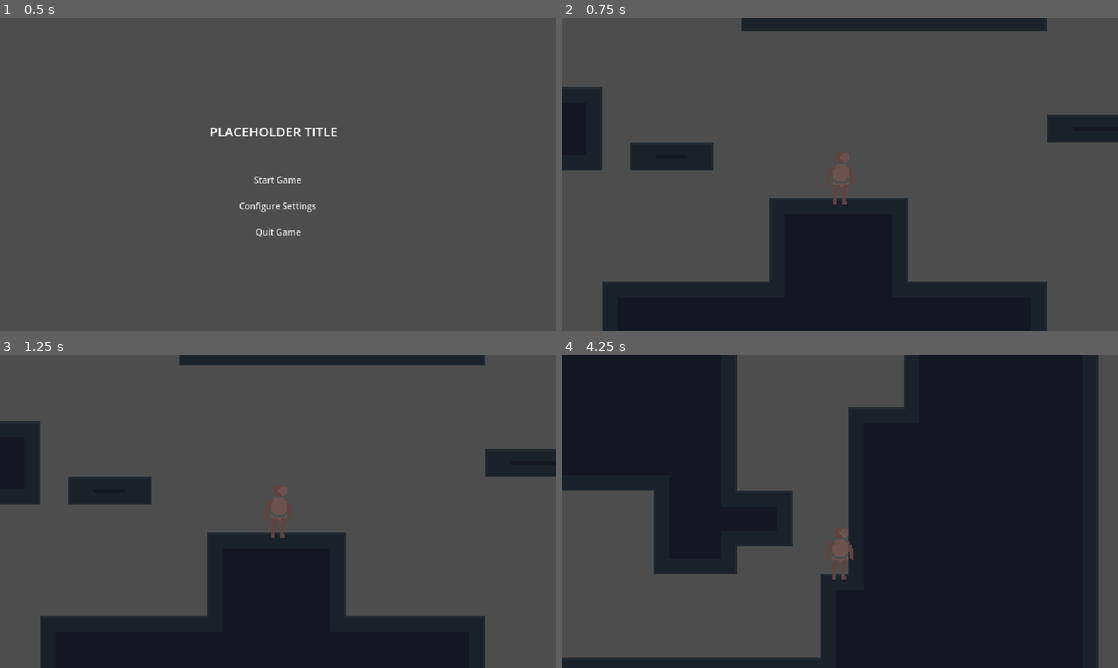
Above: before the commit, frames 1-4 (two rows, left to right).
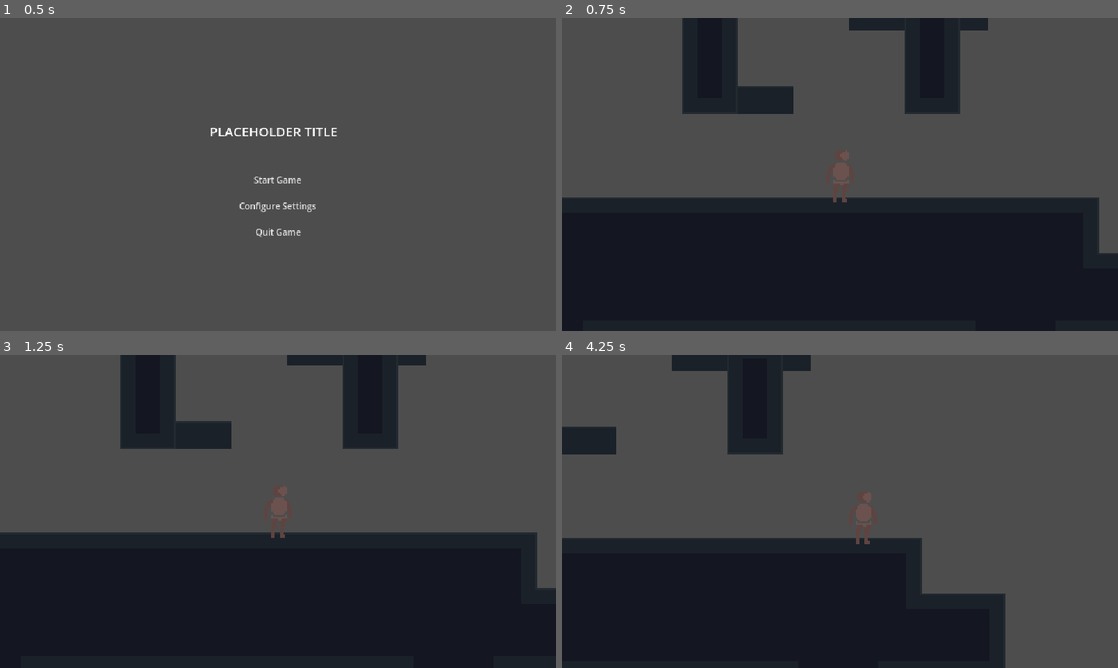
Above: after the commit, the same moments.

Repository: ApatheticWill/GWJ-75
Game: Godot game, scene res://Scenes/UserInterface/main_menu.tscn
Two runs of this game, one before a commit and one after it. Both use one fixed random seed, a clock stepped at 60 frames per second and the inputs below.
Inputs:
- Up to frame 1 (0.5 s): no input
- Up to frame 2 (0.75 s): click "Start Game" at 0.5 s
- Up to frame 3 (1.25 s): no input
- Up to frame 4 (4.25 s): tap Enter at 1.25 s; hold E (interact) 1.28-2.03 s; hold D (move_right) 1.28-2.78 s; tap Space (jump) at 1.52, 2.27, 3.77 s; tap E (interact) at 2.1, 3.6 s; hold A (move_left) 2.78-3.53 s; hold E (interact) 2.78-3.53 s; hold D (move_right) from 3.53 s (still down)

Frame 1 is identical in both runs. In frame 2, 35% of the frame differs, in the area x 0-100%, y 0-100%; in frame 3, 35%; in frame 4, 69%, in the area x 0-97%, y 0-100%.

Commit message:
add progression

Diff:
--- a/Scenes/Environment/check_point_area.tscn
+++ b/Scenes/Environment/check_point_area.tscn
@@ -1,6 +1,6 @@
 [gd_scene load_steps=2 format=3 uid="uid://fhyj430wdef8"]
 
-[ext_resource type="Script" path="res://Scenes/Environment/check_point_area.gd" id="1_dhq3p"]
+[ext_resource type="Script" path="res://Scripts/Environment/check_point_area.gd" id="1_dhq3p"]
 
 [node name="CheckPointArea" type="Area2D"]
 collision_layer = 0
--- /dev/null
+++ b/Scenes/Environment/sealed_door.tscn
@@ -0,0 +1,33 @@
+[gd_scene load_steps=5 format=3 uid="uid://cpy24sww483rp"]
+
+[ext_resource type="Script" path="res://Scripts/Environment/sealed_door.gd" id="1_dg3el"]
+
+[sub_resource type="RectangleShape2D" id="RectangleShape2D_pc3un"]
+size = Vector2(24, 48)
+
+[sub_resource type="CanvasTexture" id="CanvasTexture_0bh1y"]
+
+[sub_resource type="RectangleShape2D" id="RectangleShape2D_1rlh2"]
+size = Vector2(56, 48)
+
+[node name="SealedDoor" type="StaticBody2D"]
+collision_mask = 2
+script = ExtResource("1_dg3el")
+displayed_text = "[center]Sealed by a strange power...[/center]"
+
+[node name="CollisionShape2D" type="CollisionShape2D" parent="."]
+shape = SubResource("RectangleShape2D_pc3un")
+
+[node name="Sprite2D" type="Sprite2D" parent="."]
+scale = Vector2(24, 48)
+texture = SubResource("CanvasTexture_0bh1y")
+
+[node name="InteractionZone" type="Area2D" parent="."]
+collision_layer = 4
+collision_mask = 2
+
+[node name="CollisionShape2D" type="CollisionShape2D" parent="InteractionZone"]
+shape = SubResource("RectangleShape2D_1rlh2")
+
+[connection signal="body_entered" from="InteractionZone" to="." method="_on_interaction_zone_body_entered"]
+[connection signal="body_exited" from="InteractionZone" to="." method="_on_interaction_zone_body_exited"]
--- /dev/null
+++ b/Scenes/Environment/text_tablet.tscn
@@ -0,0 +1,37 @@
+[gd_scene load_steps=5 format=3 uid="uid://deal06fk0k00g"]
+
+[ext_resource type="Script" path="res://Scripts/Environment/text_tablet.gd" id="1_4lxfn"]
+
+[sub_resource type="RectangleShape2D" id="RectangleShape2D_usrpv"]
+size = Vector2(8, 8)
+
+[sub_resource type="CanvasTexture" id="CanvasTexture_10sib"]
+
+[sub_resource type="RectangleShape2D" id="RectangleShape2D_rnsmu"]
+size = Vector2(88, 42)
+
+[node name="TextTablet" type="RigidBody2D"]
+collision_layer = 0
+collision_mask = 2
+freeze = true
+freeze_mode = 1
+script = ExtResource("1_4lxfn")
+first_displayed_text = "[center]One must face three [shake][color=purple]Great Sins[/color][/shake] to be [wave]absolved[/wave] of their regrets.[/center]"
+informative_text = "[center]Somewhere a powerful seal has been broken.[/center]"
+
+[node name="CollisionShape2D" type="CollisionShape2D" parent="."]
+shape = SubResource("RectangleShape2D_usrpv")
+
+[node name="Sprite2D" type="Sprite2D" parent="."]
+scale = Vector2(8, 8)
+texture = SubResource("CanvasTexture_10sib")
+
+[node name="InteractionZone" type="Area2D" parent="."]
+collision_layer = 4
+collision_mask = 2
+
+[node name="CollisionShape2D" type="CollisionShape2D" parent="InteractionZone"]
+shape = SubResource("RectangleShape2D_rnsmu")
+
+[connection signal="body_entered" from="InteractionZone" to="." method="_on_interaction_zone_body_entered"]
+[connection signal="body_exited" from="InteractionZone" to="." method="_on_interaction_zone_body_exited"]
--- a/Scenes/Root/master.tscn
+++ b/Scenes/Root/master.tscn
@@ -1,14 +1,16 @@
-[gd_scene load_steps=22 format=4 uid="uid://tljxvprshpm0"]
+[gd_scene load_steps=24 format=4 uid="uid://tljxvprshpm0"]
 
 [ext_resource type="Script" path="res://Scripts/Root/master.gd" id="1_l2pvh"]
 [ext_resource type="Texture2D" uid="uid://iplgob1wmjvl" path="res://Assets/Tileset/project_memory.platformer_tileset.png" id="1_utggq"]
 [ext_resource type="PackedScene" uid="uid://bihnpld1ijdla" path="res://Scenes/Environment/hazard_area.tscn" id="2_04r6p"]
 [ext_resource type="PackedScene" uid="uid://dl46lbkpkobmu" path="res://Scenes/Player/player.tscn" id="2_58ltc"]
+[ext_resource type="PackedScene" uid="uid://cpy24sww483rp" path="res://Scenes/Environment/sealed_door.tscn" id="3_cml17"]
 [ext_resource type="PackedScene" uid="uid://c752ye2qiju3r" path="res://Scenes/UserInterface/gui.tscn" id="3_mtnaf"]
 [ext_resource type="PackedScene" uid="uid://fhyj430wdef8" path="res://Scenes/Environment/check_point_area.tscn" id="3_u8spa"]
 [ext_resource type="PackedScene" uid="uid://csqerh6fywqbl" path="res://Scenes/Environment/locked_door.tscn" id="4_uapo7"]
 [ext_resource type="AudioStream" uid="uid://cp652lmqe35tf" path="res://Assets/Sound/Music/GWJ75_thememainteste.mp3" id="5_cako1"]
 [ext_resource type="AudioStream" uid="uid://du2dtk3dhod6l" path="res://Assets/Sound/SFX/Enviroment/GWJ75_drops.mp3" id="6_4l7sn"]
+[ext_resource type="PackedScene" uid="uid://deal06fk0k00g" path="res://Scenes/Environment/text_tablet.tscn" id="11_p6hro"]
 
 [sub_resource type="RectangleShape2D" id="RectangleShape2D_et2bt"]
 size = Vector2(5.50635, 64.0172)
@@ -113,6 +115,22 @@
 position = Vector2(1752, -232)
 displayed_text = "[center]One must reflect on themselves to proceed...[/center]"
 
+[node name="SecondChallengeDoor" parent="LockedDoors" instance=ExtResource("4_uapo7")]
+position = Vector2(2200, 696)
+displayed_text = "[center]One must reflect on themselves to proceed...[/center]"
+
+[node name="ThirdChallengeDoor" parent="LockedDoors" instance=ExtResource("4_uapo7")]
+position = Vector2(3176, 504)
+displayed_text = "[center]One must reflect on themselves to proceed...[/center]"
+
+[node name="SealedDoors" type="Node" parent="."]
+
+[node name="SealedDoor" parent="SealedDoors" instance=ExtResource("3_cml17")]
+position = Vector2(1496, -72)
+
+[node name="SealedDoor2" parent="SealedDoors" instance=ExtResource("3_cml17")]
+position = Vector2(2208, 200)
+
 [node name="PlaceholderText" type="Node" parent="."]
 
 [node name="MoveInfo" type="Label" parent="PlaceholderText"]
@@ -180,31 +198,6 @@
 theme_override_font_sizes/font_size = 10
 text = "Camera Zooms Out To Reveal The Wall?"
 
-[node name="Recommendation3" type="Label" parent="PlaceholderText"]
-offset_left = 2935.0
-offset_top = 45.0
-offset_right = 3141.0
-offset_bottom = 76.0
-theme_override_font_sizes/font_size = 10
-text = "Text Here That Tells You What To Do?
-Reading The Text Opens Up Locked Doors?"
-
-[node name="SealedDoor1" type="Label" parent="PlaceholderText"]
-offset_left = 1463.0
-offset_top = -82.0
-offset_right = 1607.0
-offset_bottom = -59.0
-theme_override_font_sizes/font_size = 10
-text = "Sealed Door Here!"
-
-[node name="SealedDoor2" type="Label" parent="PlaceholderText"]
-offset_left = 2175.0
-offset_top = 191.0
-offset_right = 2263.0
-offset_bottom = 214.0
-theme_override_font_sizes/font_size = 10
-text = "Sealed Door Here!"
-
 [node name="CheckPoints" type="Node" parent="."]
 
 [node name="CheckPointArea" parent="CheckPoints" instance=ExtResource("3_u8spa")]
@@ -283,12 +276,15 @@
 shape = SubResource("RectangleShape2D_mf77a")
 debug_color = Color(0.992157, 0, 0.258824, 0.419608)
 
+[node name="TextTablet" parent="." instance=ExtResource("11_p6hro")]
+position = Vector2(3040, 75)
+
 [node name="PlaceholderLayer" type="TileMapLayer" parent="."]
 tile_map_data = PackedByteArray("AAD8/wYAAAACAAAAAAD7/wYAAAABAAAAAAD6/wYAAAABAAAAAAD9/wgAAAABAAEAAAD8/wgAAAABAAEAAAD7/w …(160272 unchanged characters)…
 tile_set = SubResource("TileSet_fl10p")
 
 [node name="Player" parent="." instance=ExtResource("2_58ltc")]
-position = Vector2(2185, 385)
+position = Vector2(2107, 34)
 
 [node name="GUI" parent="." instance=ExtResource("3_mtnaf")]
 
--- a/Scripts/Autoload/eventbus.gd
+++ b/Scripts/Autoload/eventbus.gd
@@ -1,7 +1,7 @@
 extends Node
 
 @warning_ignore("unused_signal")
-signal text_to_display(next_text : String)
+signal text_to_display(first_text : String, second_text : String, third_text : String)
 signal player_died
 
 @warning_ignore("unused_signal")
--- a/Scripts/Autoload/game_manager.gd
+++ b/Scripts/Autoload/game_manager.gd
@@ -1,3 +1,4 @@
 extends Node
 
 var overworld_respawn_point : Vector2 = Vector2(-350, -75)
+var sealed_door_unlocked : bool = false
--- a/Scripts/Environment/locked_door.gd
+++ b/Scripts/Environment/locked_door.gd
@@ -9,7 +9,7 @@
 func _unhandled_key_input(event: InputEvent) -> void:
 
 	if event.is_action_pressed("interact") && can_interact && is_locked:
-		Eventbus.text_to_display.emit(displayed_text)
+		Eventbus.text_to_display.emit(displayed_text, "", "")
 	elif event.is_action_pressed("interact") && can_interact && !is_locked:
 		self.queue_free()
 
--- /dev/null
+++ b/Scripts/Environment/sealed_door.gd
@@ -0,0 +1,31 @@
+extends StaticBody2D
+class_name SealedDoor
+
+@export_multiline var displayed_text : String
+
+@onready var interactable : bool = false
+
+func _physics_process(_delta: float) -> void:
+
+	if GameManager.sealed_door_unlocked:
+		call_deferred("queue_free")
+
+func _unhandled_key_input(event: InputEvent) -> void:
+
+	if event.is_action_pressed("interact") && interactable:
+		Eventbus.text_to_display.emit(displayed_text, "", "")
+
+func _on_interaction_zone_body_entered(body: Node2D) -> void:
+
+	if !body is Player:
+		return
+
+	interactable = true
+
+
+func _on_interaction_zone_body_exited(body: Node2D) -> void:
+
+	if !body is Player:
+		return
+
+	interactable = false
--- /dev/null
+++ b/Scripts/Environment/text_tablet.gd
@@ -0,0 +1,32 @@
+extends RigidBody2D
+class_name TextTablet
+
+@export_multiline var first_displayed_text : String
+@export_multiline var second_displayed_text : String
+@export_multiline var informative_text : String
+
+@onready var interactable : bool = false
+
+
+func _unhandled_key_input(event: InputEvent) -> void:
+
+	if event.is_action_pressed("interact") && interactable:
+		Eventbus.text_to_display.emit(first_displayed_text, informative_text, "")
+		GameManager.sealed_door_unlocked = true
+		await get_tree().create_timer(5).timeout
+		queue_free()
+
+func _on_interaction_zone_body_entered(body: Node2D) -> void:
+
+	if !body is Player:
+		return
+
+	interactable = true
+
+
+func _on_interaction_zone_body_exited(body: Node2D) -> void:
+
+	if !body is Player:
+		return
+
+	interactable = false
--- a/Scripts/UserInterface/dialogue_box.gd
+++ b/Scripts/UserInterface/dialogue_box.gd
@@ -5,6 +5,14 @@
 @onready var read_rate : float = 0.03
 @onready var text_tween : Tween
 @onready var text_display : RichTextLabel = $TextBox/Label
+@onready var current_state := TextState.READY
+@onready var text_queue := []
+
+enum TextState{
+	READY,
+	READING,
+	FINISHED
+}
 
 func _ready() -> void:
 
@@ -14,21 +22,43 @@
 
 func _process(_delta: float) -> void:
 
+	match current_state:
+		TextState.READY:
+			if !text_queue.is_empty():
+				player.can_move = false
+				display_text()
+			else:
+				player.can_move = true
+		TextState.READING:
+			pass
+		TextState.FINISHED:
+			change_text_state(TextState.READY)
+			hide_dialogue_box()
+
+
 	if text_tween != null:
 
 		if text_tween.finished && text_display.visible_ratio == 1.0:
 			player.can_move = true
-			await get_tree().create_timer(1).timeout
-			hide_dialogue_box()
+			await get_tree().create_timer(0.5).timeout
+			change_text_state(TextState.FINISHED)
 
+func on_text_to_display(first_text : String, second_text : String, third_text : String) -> void:
 
-func on_text_to_display(next_text : String) -> void:
+	if first_text != "":
+		queue_text(first_text)
+	if second_text != "":
+		queue_text(second_text)
+	if third_text != "":
+		queue_text(third_text)
 
-	display_text(next_text)
+func queue_text(next_text : String) -> void:
+	text_queue.push_back(next_text)
 
-func display_text(displayed_text : String) -> void:
+func display_text() -> void:
 
-	player.can_move = false
+	var displayed_text = text_queue.pop_front()
+	change_text_state(TextState.READING)
 	text_tween = create_tween()
 	text_display.text = displayed_text
 	show_dialogue_box()
@@ -44,3 +74,6 @@
 
 	text_display.show()
 	self.show()
+
+func change_text_state(next_state) -> void:
+	current_state = next_state
Renamed: Scenes/Environment/check_point_area.gd -> Scripts/Environment/check_point_area.gd
